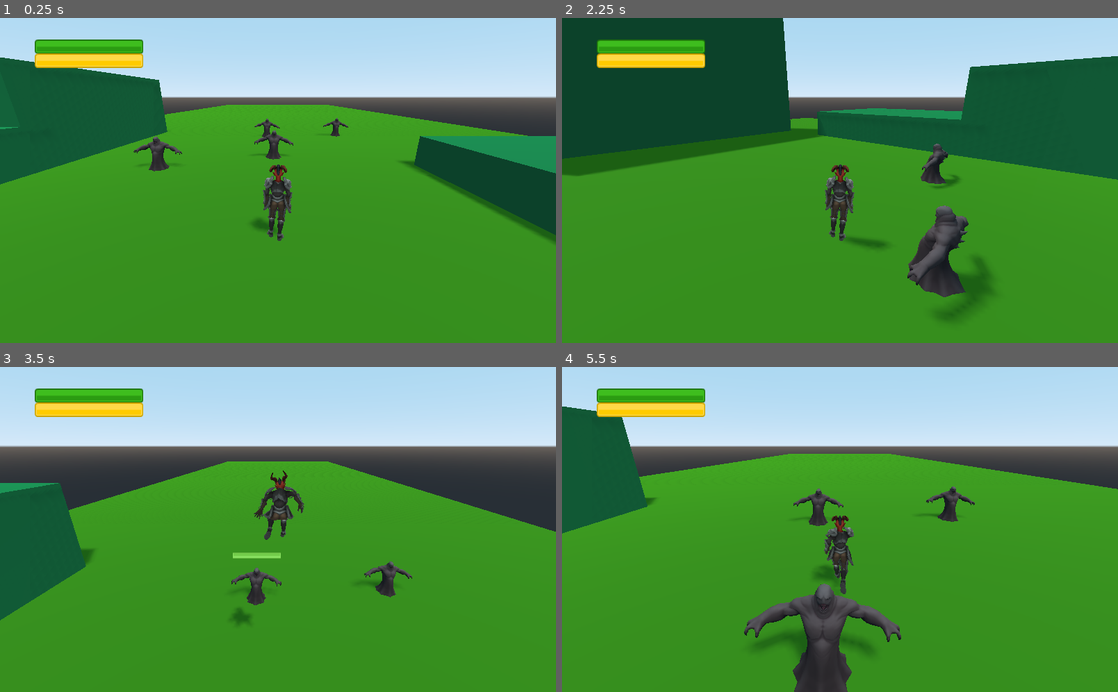
Above: before the commit, frames 1-4 (two rows, left to right).
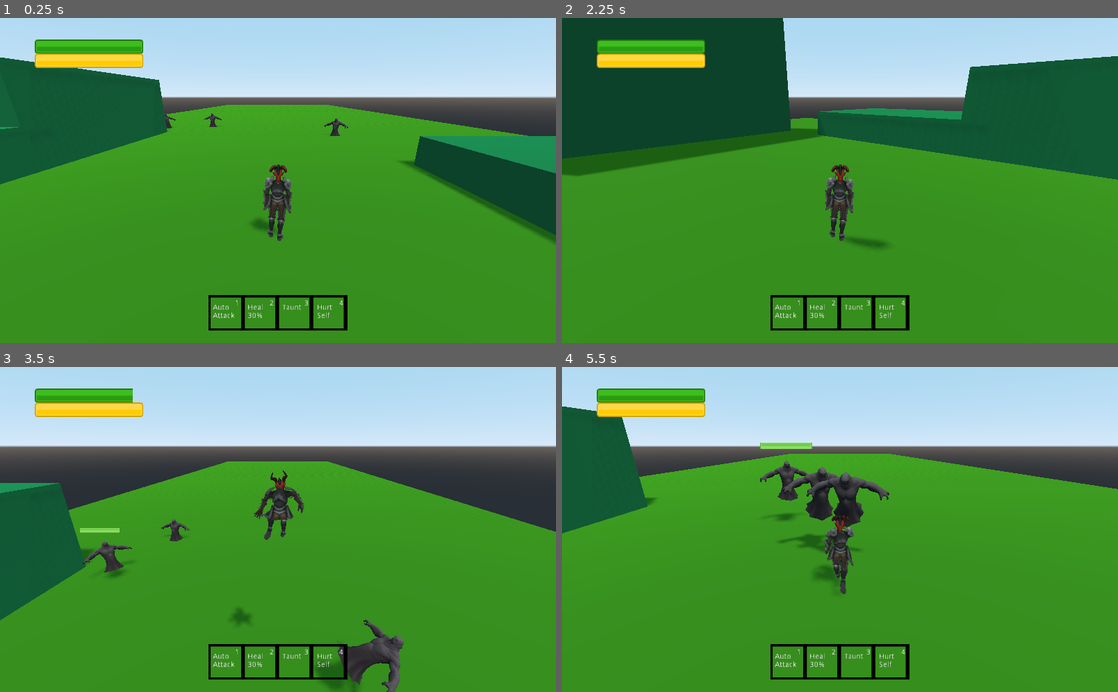
Above: after the commit, the same moments.

Repository: noahkutscher/DungeonGame
Game: Godot game, scene res://Scenes/World.tscn
Same seed, same stepped clock (60 frames per second), same inputs: the game is played once before the commit and once after it.
Inputs (mouse positions are in pixels of both pictures, inside the frame that each line leads up to):
- Up to frame 1 (0.25 s): no input
- Up to frame 2 (2.25 s): tap Enter at 0.5 s; move the mouse to (962, 164) at 0.52 s; hold D (move_right) 0.53-1.28 s; tap 1 (hk_1) at 0.6 s; click (962, 164) at 0.67 s; tap Space (jump) at 0.77, 1.52 s; tap Tab (select_next) at 0.8, 1.35 s; move the mouse to (728, 196) at 1.27 s; hold S (move_back) 1.28-2.03 s; click (728, 196) at 1.42 s; tap 2 (hk_2, bound only after the commit) at 1.55, 2.1 s; move the mouse to (895, 109) at 2.02 s; hold D (move_right) from 2.03 s (still down); click (895, 109) at 2.17 s
- Up to frame 3 (3.5 s): tap 3 (hk_3, bound only after the commit) at 2.3, 2.85 s; move the mouse to (250, 594) at 2.77 s; release D (move_right) at 2.78 s; hold W (move_forward) from 2.78 s (still down); click (250, 594) at 2.92 s; tap Space (jump) at 3.02 s; tap 4 (hk_4, bound only after the commit) at 3.05 s
- Up to frame 4 (5.5 s): move the mouse to (1006, 578) at 3.52 s; release W (move_forward) at 3.53 s; hold A (move_left) 3.53-5.03 s; tap 4 (hk_4, bound only after the commit) at 3.6 s; click (1006, 578) at 3.67 s; tap Space (jump) at 3.77, 4.52 s; tap 1 (hk_1) at 3.8 s; tap Escape (ui_cancel) at 4.15 s; move the mouse to (673, 480) at 4.27 s; click (673, 480) at 4.35 s; tap Tab (select_next) at 4.55 s; move the mouse to (867, 529) at 5.02 s; hold S (move_back) from 5.03 s (still down); right-click (867, 529) at 5.1 s; click (867, 529) at 5.17 s; tap 2 (hk_2, bound only after the commit) at 5.3 s

The runs differ from the first frame. In frame 1, 1.6% of the frame differs, in the area x 24-63%, y 29-97%; in frame 2, 3.8%; in frame 3, 3.9%; in frame 4, 7.0%, in the area x 32-75%, y 23-100%.

Commit message:
Enemy Rework and UI update

Diff:
--- a/GUI/HUD/Hud.tscn
+++ b/GUI/HUD/Hud.tscn
@@ -1,7 +1,8 @@
-[gd_scene load_steps=3 format=2]
+[gd_scene load_steps=4 format=2]
 
 [ext_resource path="res://GUI/TargetHealthBar/barHorizontal_green_mid 200.png" type="Texture" id=1]
 [ext_resource path="res://GUI/TargetHealthBar/barHorizontal_yellow_mid 200.png" type="Texture" id=2]
+[ext_resource path="res://GUI/HUD/ActionBar.png" type="Texture" id=3]
 
 [node name="Control" type="Control"]
 anchor_right = 1.0
@@ -31,3 +32,122 @@
 __meta__ = {
 "_edit_use_anchors_": false
 }
+
+[node name="ActionBar" type="TextureRect" parent="."]
+anchor_left = 0.5
+anchor_top = 1.0
+anchor_right = 0.5
+anchor_bottom = 1.0
+margin_left = -128.0
+margin_top = -88.0
+margin_bottom = -23.0
+texture = ExtResource( 3 )
+stretch_mode = 1
+__meta__ = {
+"_edit_use_anchors_": false
+}
+
+[node name="Slot1" type="TextureRect" parent="ActionBar"]
+margin_right = 64.0
+margin_bottom = 64.0
+__meta__ = {
+"_edit_use_anchors_": false
+}
+
+[node name="RichTextLabel" type="RichTextLabel" parent="ActionBar/Slot1"]
+margin_left = 48.0
+margin_top = 8.0
+margin_right = 56.0
+margin_bottom = 24.0
+text = "1"
+__meta__ = {
+"_edit_use_anchors_": false
+}
+
+[node name="RichTextLabel2" type="RichTextLabel" parent="ActionBar/Slot1"]
+margin_left = 8.0
+margin_top = 16.0
+margin_right = 48.0
+margin_bottom = 56.0
+text = "Auto
+Attack"
+__meta__ = {
+"_edit_use_anchors_": false
+}
+
+[node name="Slot2" type="TextureRect" parent="ActionBar"]
+margin_left = 64.0
+margin_right = 128.0
+margin_bottom = 64.0
+
+[node name="RichTextLabel2" type="RichTextLabel" parent="ActionBar/Slot2"]
+margin_left = 48.0
+margin_top = 8.0
+margin_right = 56.0
+margin_bottom = 24.0
+text = "2"
+__meta__ = {
+"_edit_use_anchors_": false
+}
+
+[node name="RichTextLabel3" type="RichTextLabel" parent="ActionBar/Slot2"]
+margin_left = 8.0
+margin_top = 16.0
+margin_right = 48.0
+margin_bottom = 56.0
+text = "Heal
+30%"
+__meta__ = {
+"_edit_use_anchors_": false
+}
+
+[node name="RichTextLabel4" type="RichTextLabel" parent="ActionBar/Slot2"]
+margin_left = 72.0
+margin_top = 16.0
+margin_right = 112.0
+margin_bottom = 56.0
+text = "Taunt"
+__meta__ = {
+"_edit_use_anchors_": false
+}
+
+[node name="Slot3" type="TextureRect" parent="ActionBar"]
+margin_left = 128.0
+margin_right = 192.0
+margin_bottom = 64.0
+
+[node name="RichTextLabel3" type="RichTextLabel" parent="ActionBar/Slot3"]
+margin_left = 48.0
+margin_top = 8.0
+margin_right = 56.0
+margin_bottom = 24.0
+text = "3"
+__meta__ = {
+"_edit_use_anchors_": false
+}
+
+[node name="Slot4" type="TextureRect" parent="ActionBar"]
+margin_left = 192.0
+margin_right = 256.0
+margin_bottom = 64.0
+
+[node name="RichTextLabel4" type="RichTextLabel" parent="ActionBar/Slot4"]
+margin_left = 48.0
+margin_top = 8.0
+margin_right = 56.0
+margin_bottom = 24.0
+text = "4"
+__meta__ = {
+"_edit_use_anchors_": false
+}
+
+[node name="RichTextLabel3" type="RichTextLabel" parent="ActionBar/Slot4"]
+margin_left = 8.0
+margin_top = 16.0
+margin_right = 48.0
+margin_bottom = 56.0
+text = "Hurt
+Self"
+__meta__ = {
+"_edit_use_anchors_": false
+}
--- a/Player/Player.gd
+++ b/Player/Player.gd
@@ -1,4 +1,7 @@
 extends KinematicBody
+
+class_name Player
+func get_class(): return "Player"
 
 export var speed: float = 8
 export var acceleration: float = 15
@@ -39,6 +42,12 @@
 onready var camera_boom = $CameraPivot/CameraBoom
 onready var camera = $CameraPivot/CameraBoom/Camera
 onready var animation_handler = $Hexblade
+onready var hud = $HUD
+onready var hp_bar = $HUD/Health
+
+func _ready():
+	hp_bar.max_value = maxHP
+
 
 func _input(event):
 
@@ -144,7 +153,7 @@
 	if current_auto_attach_cooldown > auto_attack_cooldown:
 		if(translation - target.translation).length() < meele_range:
 			animation_handler.playAttackAnimaiton("Hexblade_Base-loop")
-			target.handle_hit(10, "physical")
+			target.handle_hit(25, "physical")
 			current_auto_attach_cooldown = 0
 		else:
 			animation_handler.cancelAttackAnimation()
@@ -156,27 +165,41 @@
 	if Input.is_action_just_pressed("select_next"):
 		var a = get_tree().get_nodes_in_group("targetable")
 		if len(a) > 0:
+			if target_selection_idx >= len(a):
+				target_selection_idx = 0
+
 			setTarget(a[target_selection_idx])
 			target.select()
 			target_selection_idx+=1
-			if target_selection_idx >= len(a):
-				target_selection_idx = 0
+
+	if Input.is_action_just_pressed("hk_2"):
+		handle_heal(30)
+
+	if Input.is_action_just_pressed("hk_4"):
+		handle_hit(10, "physical")
+
 
 	if not target == null:
 		if Input.is_action_just_pressed("hk_1"):
+			hud.find_node("Slot1", true).texture = load("res://GUI/HUD/ActiveFrame.png")
 			attacking = true
+
+		if Input.is_action_just_pressed("hk_3") and target.get_class() == "Enemy":
+			target.setTarget(self)
+
 
 		if Input.is_action_just_pressed("ui_cancel"):
 			attacking = false
 			animation_handler.cancelAttackAnimation()
 			target.unselect()
 			target = null
+			hud.find_node("Slot1", true).texture = null
 
 func _handle_taget_died(reference):
-	print("target died!")
 	attacking = false
 	animation_handler.cancelAttackAnimation()
 	target = null
+	hud.find_node("Slot1", true).texture = null
 
 
 func setTarget(selection):
@@ -189,3 +212,11 @@
 
 	target = selection
 	target.connect("enemy_died", self, "_handle_taget_died")
+
+func handle_hit(dmg, dmg_type):
+	hp = clamp(hp - dmg, 0, maxHP)
+	hp_bar.value = hp
+
+func handle_heal(heal):
+	hp = clamp(hp + heal, 0, maxHP)
+	hp_bar.value = hp
--- a/Player/Player.tscn
+++ b/Player/Player.tscn
@@ -10,6 +10,7 @@
 
 [node name="Player" type="KinematicBody"]
 collision_layer = 2
+collision_mask = 3
 script = ExtResource( 1 )
 
 [node name="CameraPivot" type="Spatial" parent="."]
--- a/Scenes/World.tscn
+++ b/Scenes/World.tscn
@@ -58,14 +58,10 @@
 shadow_enabled = true
 
 [node name="KinematicBody2" parent="." instance=ExtResource( 2 )]
-transform = Transform( 0.999186, 0.0403411, 0, -0.0403411, 0.999186, 0, 0, 0, 1, 4.949, 0, -15.7931 )
+transform = Transform( -0.820651, 0, 0.57143, 0, 1, 0, -0.57143, 0, -0.820651, 4.949, 0, -15.7931 )
+
+[node name="KinematicBody" parent="." instance=ExtResource( 2 )]
+transform = Transform( -0.574705, 0, -0.81836, 0, 1, 0, 0.81836, 0, -0.574705, -12.0921, 0, -21.195 )
 
 [node name="KinematicBody3" parent="." instance=ExtResource( 2 )]
-transform = Transform( 0.999186, 0.0403411, 0, -0.0403411, 0.999186, 0, 0, 0, 1, -0.991, 0, -15.2228 )
-
-[node name="KinematicBody4" parent="." instance=ExtResource( 2 )]
-transform = Transform( 0.999186, 0.0403411, 0, -0.0403411, 0.999186, 0, 0, 0, 1, -5.63965, 0, -5.90003 )
-
-[node name="KinematicBody" parent="." instance=ExtResource( 2 )]
-transform = Transform( 0.999186, 0.0403411, 0, -0.0403411, 0.999186, 0, 0, 0, 1, -0.293642, 0, -8.01958 )
-[connection signal="enemy_died" from="KinematicBody" to="Player" method="_on_KinematicBody_enemy_died"]
+transform = Transform( -0.980344, 0, 0.197298, 0, 1, 0, -0.197298, 0, -0.980344, -7.36861, 0, -22.1678 )
--- /dev/null
+++ b/Target/Enemy.gd
@@ -0,0 +1,68 @@
+extends Target
+
+class_name Enemy
+func get_class(): return "Enemy"
+
+
+# handle movement in here
+onready var view = $FOV
+var target: Player = null
+
+var velocity: Vector3
+var direction: Vector3
+var meele_range: float = 2
+
+export var speed: float = 5
+export var acceleration: float = 10
+export var gravity: float = 0.98
+export var max_terminl_velocity: float = 54
+
+var auto_attack_cooldown: float = 2
+var current_auto_attach_cooldown: float = 0
+
+func _physics_process(delta):
+	handleAttack(delta)
+	handle_movement(delta)
+
+func handle_movement(delta):
+	if target == null:
+		return
+
+	direction = target.translation - translation
+	look_at(target.translation, Vector3.UP)
+	if direction.length() < meele_range:
+		return
+
+	direction = direction.normalized()
+
+	var accel = acceleration
+
+	velocity = velocity.linear_interpolate(direction * speed, accel * delta)
+
+	velocity = move_and_slide(velocity, Vector3.UP)
+
+func auto_attack(delta):
+	current_auto_attach_cooldown += delta
+	if current_auto_attach_cooldown > auto_attack_cooldown:
+		if(translation - target.translation).length() < meele_range:
+			target.handle_hit(5, "physical")
+			current_auto_attach_cooldown = 0
+		else:
+			current_auto_attach_cooldown = 0
+			print("Enemy Attack: Out of range")
+
+func handleAttack(delta):
+	if target != null:
+		auto_attack(delta)
+
+func setTarget(player: Player):
+	target = player
+
+func _on_FOV_body_entered(body):
+	if body.get_class() == "Player":
+		print("Target Aquired")
+		target = body
+
+
+func _on_FOV_body_exited(body):
+	pass
--- a/Target/Target.gd
+++ b/Target/Target.gd
@@ -30,7 +30,6 @@
 
 
 func handle_hit(dmg, dmg_type):
-	print("Got Hit for ", dmg, "dmg of type ", dmg_type)
 	hp -= dmg
 	hp_bar.value = hp
 
@@ -42,9 +41,3 @@
 
 func select():
 	hp_bar_display.show()
-
-func _on_Area_input_event(camera, event, _click_position, _click_normal, _shape_idx):
-	if event.is_action_pressed(selection_action):
-		select()
-		var player = camera.find_parent("Player")
-		player.target = self
--- a/Target/Target.tscn
+++ b/Target/Target.tscn
@@ -1,48 +1,53 @@
-[gd_scene load_steps=8 format=2]
+[gd_scene load_steps=9 format=2]
 
 [ext_resource path="res://Target/D_Lemure.fbx" type="PackedScene" id=1]
-[ext_resource path="res://Target/Target.gd" type="Script" id=2]
+[ext_resource path="res://Target/Enemy.gd" type="Script" id=2]
 [ext_resource path="res://GUI/TargetHealthBar/barHorizontal_green_mid 200.png" type="Texture" id=3]
 
 [sub_resource type="CapsuleShape" id=1]
 radius = 1.01113
 height = 0.085251
 
-[sub_resource type="ViewportTexture" id=4]
+[sub_resource type="ViewportTexture" id=2]
 viewport_path = NodePath("Viewport")
 
-[sub_resource type="SpatialMaterial" id=5]
+[sub_resource type="SpatialMaterial" id=3]
 resource_local_to_scene = true
 flags_transparent = true
 flags_unshaded = true
 flags_do_not_receive_shadows = true
 params_billboard_mode = 1
-albedo_texture = SubResource( 4 )
+albedo_texture = SubResource( 2 )
 
-[sub_resource type="ViewportTexture" id=3]
+[sub_resource type="ViewportTexture" id=4]
 viewport_path = NodePath("Viewport")
+
+[sub_resource type="CylinderShape" id=5]
+radius = 12.8856
+height = 1.6211
 
 [node name="KinematicBody" type="KinematicBody"]
 script = ExtResource( 2 )
 
 [node name="D_Lemure" parent="." instance=ExtResource( 1 )]
+transform = Transform( -1, 0, -3.25841e-07, 0, 1, 0, 3.25841e-07, 0, -1, 0, 0, 0 )
 
 [node name="CollisionShape" type="CollisionShape" parent="."]
 transform = Transform( 1, 0, 0, 0, -1.62921e-07, -1, 0, 1, -1.62921e-07, 0, 0.938415, 0 )
 shape = SubResource( 1 )
 disabled = true
 
-[node name="Area" type="Area" parent="."]
+[node name="MouseSelectionArea" type="Area" parent="."]
 
-[node name="SelectAreaShape" type="CollisionShape" parent="Area"]
+[node name="SelectAreaShape" type="CollisionShape" parent="MouseSelectionArea"]
 transform = Transform( 1, 0, 0, 0, -1.62921e-07, -1, 0, 1, -1.62921e-07, 0, 0.643824, 0 )
 shape = SubResource( 1 )
 
 [node name="HealthBarDisplay" type="Sprite3D" parent="."]
 transform = Transform( 1, 0, 0, 0, 1, 0, 0, 0, 1, 0, 2.07029, 0 )
-material_override = SubResource( 5 )
+material_override = SubResource( 3 )
 cast_shadow = 0
-texture = SubResource( 3 )
+texture = SubResource( 4 )
 
 [node name="Viewport" type="Viewport" parent="."]
 size = Vector2( 200, 26 )
@@ -55,4 +60,13 @@
 __meta__ = {
 "_edit_use_anchors_": false
 }
-[connection signal="input_event" from="Area" to="." method="_on_Area_input_event"]
+
+[node name="FOV" type="Area" parent="."]
+collision_layer = 2
+collision_mask = 2
+
+[node name="FOVCollision" type="CollisionShape" parent="FOV"]
+transform = Transform( 1, 0, 0, 0, 1, 0, 0, 0, 1, 0, 0.793729, 0 )
+shape = SubResource( 5 )
+[connection signal="body_entered" from="FOV" to="." method="_on_FOV_body_entered"]
+[connection signal="body_exited" from="FOV" to="." method="_on_FOV_body_exited"]
--- a/project.godot
+++ b/project.godot
@@ -9,12 +9,24 @@
 config_version=4
 
 _global_script_classes=[ {
+"base": "Target",
+"class": "Enemy",
+"language": "GDScript",
+"path": "res://Target/Enemy.gd"
+}, {
+"base": "KinematicBody",
+"class": "Player",
+"language": "GDScript",
+"path": "res://Player/Player.gd"
+}, {
 "base": "KinematicBody",
 "class": "Target",
 "language": "GDScript",
 "path": "res://Target/Target.gd"
 } ]
 _global_script_class_icons={
+"Enemy": "",
+"Player": "",
 "Target": ""
 }
 
@@ -81,6 +93,21 @@
 "events": [ Object(InputEventKey,"resource_local_to_scene":false,"resource_name":"","device":0,"alt":false,"shift":false,"control":false,"meta":false,"command":false,"pressed":false,"scancode":16777218,"unicode":0,"echo":false,"script":null)
  ]
 }
+hk_4={
+"deadzone": 0.5,
+"events": [ Object(InputEventKey,"resource_local_to_scene":false,"resource_name":"","device":0,"alt":false,"shift":false,"control":false,"meta":false,"command":false,"pressed":false,"scancode":52,"unicode":0,"echo":false,"script":null)
+ ]
+}
+hk_2={
+"deadzone": 0.5,
+"events": [ Object(InputEventKey,"resource_local_to_scene":false,"resource_name":"","device":0,"alt":false,"shift":false,"control":false,"meta":false,"command":false,"pressed":false,"scancode":50,"unicode":0,"echo":false,"script":null)
+ ]
+}
+hk_3={
+"deadzone": 0.5,
+"events": [ Object(InputEventKey,"resource_local_to_scene":false,"resource_name":"","device":0,"alt":false,"shift":false,"control":false,"meta":false,"command":false,"pressed":false,"scancode":51,"unicode":0,"echo":false,"script":null)
+ ]
+}
 
 [layer_names]
 
Binary file added: GUI/HUD/ActionBar.png
Not shown, added: GUI/HUD/ActionBar.png.import
Binary file added: GUI/HUD/ActiveFrame.png
Not shown, added: GUI/HUD/ActiveFrame.png.import
